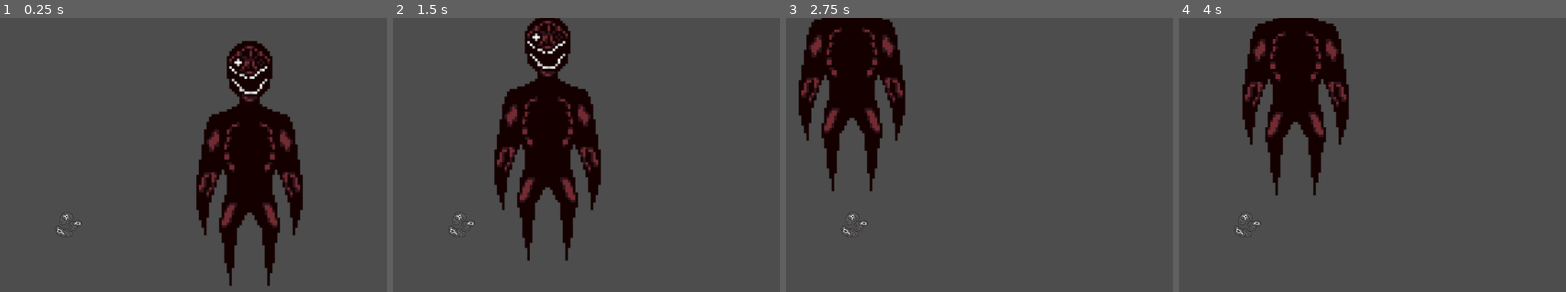
Above: before the commit, frames 1-4 (left to right).
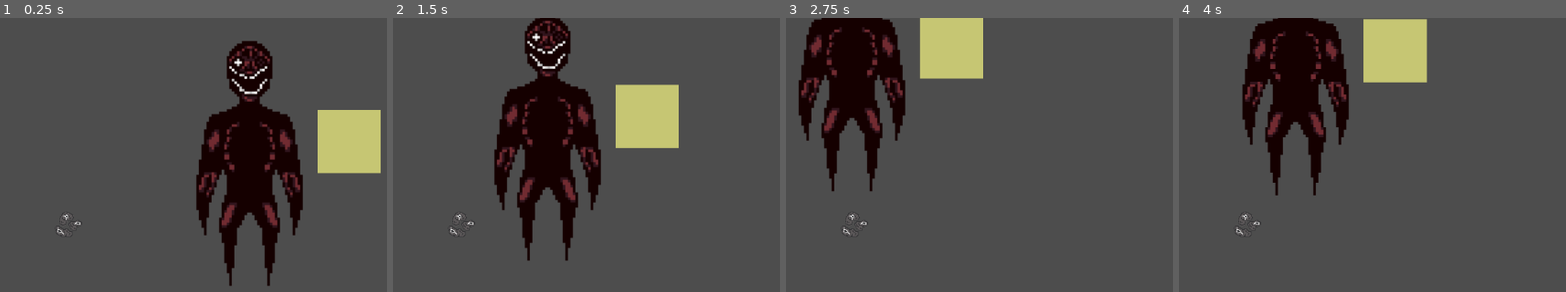
Above: after the commit, the same moments.

Repository: ChloeMayLikeCheese/GDD112-Group-Project
Game: Godot game, scene res://Scenes/backrooms_1.tscn
The game is run twice, just before and just after one commit, with the same random seed, the same clock (stepped at 60 frames per second) and the same inputs.
Inputs:
- Up to frame 1 (0.25 s): no input
- Up to frame 2 (1.5 s): tap Enter at 0.5 s; hold D (Right) 0.53-1.28 s; hold S (Down) from 1.28 s (still down)
- Up to frame 3 (2.75 s): release S (Down) at 2.03 s; hold D (Right) from 2.03 s (still down)
- Up to frame 4 (4 s): release D (Right) at 2.78 s; hold W (Up) 2.78-3.53 s; tap Space at 3.5 s; hold A (Left) from 3.53 s (still down)

The runs differ from the first frame. In frame 1, 3.8% of the frame differs, in the area x 82-99%, y 33-57%; in frame 2, 3.8%; in frame 3, 3.6%; in frame 4, 3.8%, in the area x 47-65%, y 0-24%.

Commit message:
light make darkner go bye bye

Diff:
--- a/Creatures/Darkner.gd
+++ b/Creatures/Darkner.gd
@@ -2,4 +2,5 @@
 
 
 func interact_with_light():
-	print("aaa")
+	visible = false
+	$CollisionShape2D.disabled = true
--- a/Scenes/backrooms_1.tscn
+++ b/Scenes/backrooms_1.tscn
@@ -28,3 +28,7 @@
 position = Vector2(110, 2146)
 scale = Vector2(19.58, 14.72)
 texture = ExtResource("2_5sq33")
+
+[node name="Basetile" type="Sprite2D" parent="."]
+position = Vector2(447, -128)
+texture = ExtResource("2_5sq33")
Not shown: 1 places in Scenes/backrooms_1.tscn that only renumber resources
Not shown, added: Textures/Tileset/Skullfront.png.import
Not shown, added: Textures/Tileset/Skullside.png.import
